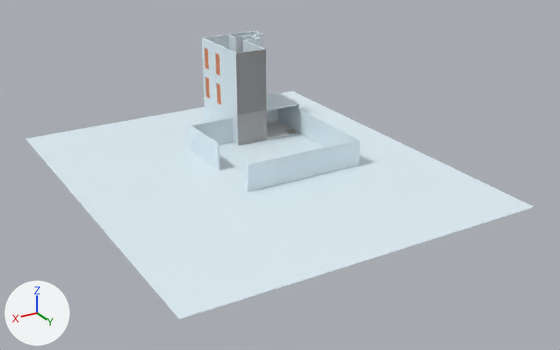
A saved change to the COLLADA model deliverybot_gazebo/models/wingA/wingAv7.dae.
Rendered twice from a 50 mm lens placed at (36.8, 69.0, 27.1), pointed at (4.5, 15.3, 0.2). Lighting does not change. The marker at lower left points along +X, +Y and +Z.
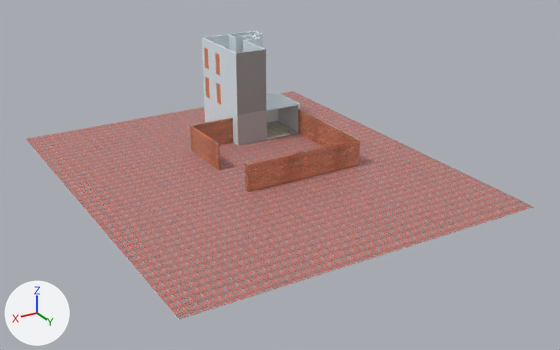
Pixel boxes [x1, y1, x2, y2] of what changed, in the pictures (560 x 350 px):
'mesh192', recoloured (white to pink): [26, 91, 534, 319] in both
'mesh191', recoloured (white to brown): [248, 140, 360, 192] in both
'mesh185', recoloured (white to brown): [298, 109, 357, 147] in both
'mesh323', recoloured (white to brown): [190, 126, 219, 170] in both
'mesh318', recoloured (grey to brown): [193, 118, 233, 145] in both

Edits to the bpy script that builds the scene:
```text
Add img_brick_wall_jpg:
    img_brick_wall_jpg = load_image('brick_wall.jpg', 'brick_wall.jpg', 282, 179, 'sRGB')
Add img_paver_blocks_jpg:
    img_paver_blocks_jpg = load_image('paver_blocks.jpg', 'paver_blocks.jpg', 447, 329, 'sRGB')
Add mat_brick_wall:
    mat_brick_wall = principled_material('brick_wall')
    mat_brick_wall.texture = img_brick_wall_jpg
Add mat_paver_blocks:
    mat_paver_blocks = principled_material('Paver Blocks')
    mat_paver_blocks.texture = img_paver_blocks_jpg
Change me_mesh323:
    where me_mesh323.from_pydata(...)  # 4 vertices, 2 faces; spans x 8.43, y 5.29..11.09, z 0.0..2.5
    remove me_mesh323.materials.append(mat_0_768627_0_886275_0_952941_0_000000_0_000000)  # white #e3f2fa
    add me_mesh323.materials.append(mat_brick_wall)  # picture img_brick_wall_jpg
Change me_mesh318:
    where me_mesh318.from_pydata(...)  # 4 vertices, 2 faces; spans x 3.98..8.27, y 5.44, z 0.0..2.5
    remove me_mesh318.materials.append(mat_0_768627_0_886275_0_952941_0_000000_0_000000)  # white #e3f2fa
    add me_mesh318.materials.append(mat_brick_wall)  # picture img_brick_wall_jpg
Change me_mesh192:
    where me_mesh192.from_pydata(...)  # 40 vertices, 45 faces; spans x -10.0..21.2, y -6.0..31.0, z 0.0
    remove me_mesh192.materials.append(mat_0_768627_0_886275_0_952941_0_000000_0_000000)  # white #e3f2fa
    add me_mesh192.materials.append(mat_paver_blocks)  # picture img_paver_blocks_jpg
Change me_mesh191:
    where me_mesh191.from_pydata(...)  # 6 vertices, 4 faces; spans x -3.08..8.43, y 16.59, z 0.0..2.5
    remove me_mesh191.materials.append(mat_0_768627_0_886275_0_952941_0_000000_0_000000)  # white #e3f2fa
    add me_mesh191.materials.append(mat_brick_wall)  # picture img_brick_wall_jpg
Change me_mesh185:
    where me_mesh185.from_pydata(...)  # 4 vertices, 2 faces; spans x -2.92, y 6.44..16.44, z 0.0..2.5
    remove me_mesh185.materials.append(mat_0_768627_0_886275_0_952941_0_000000_0_000000)  # white #e3f2fa
    add me_mesh185.materials.append(mat_brick_wall)  # picture img_brick_wall_jpg
```
